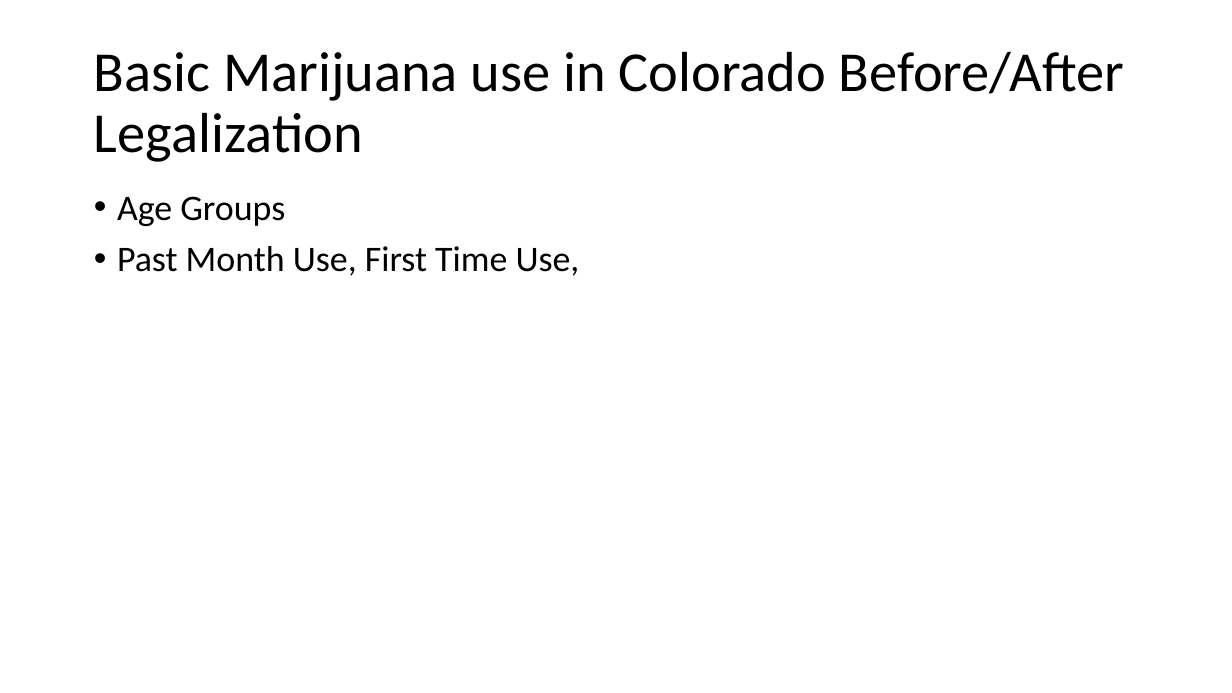
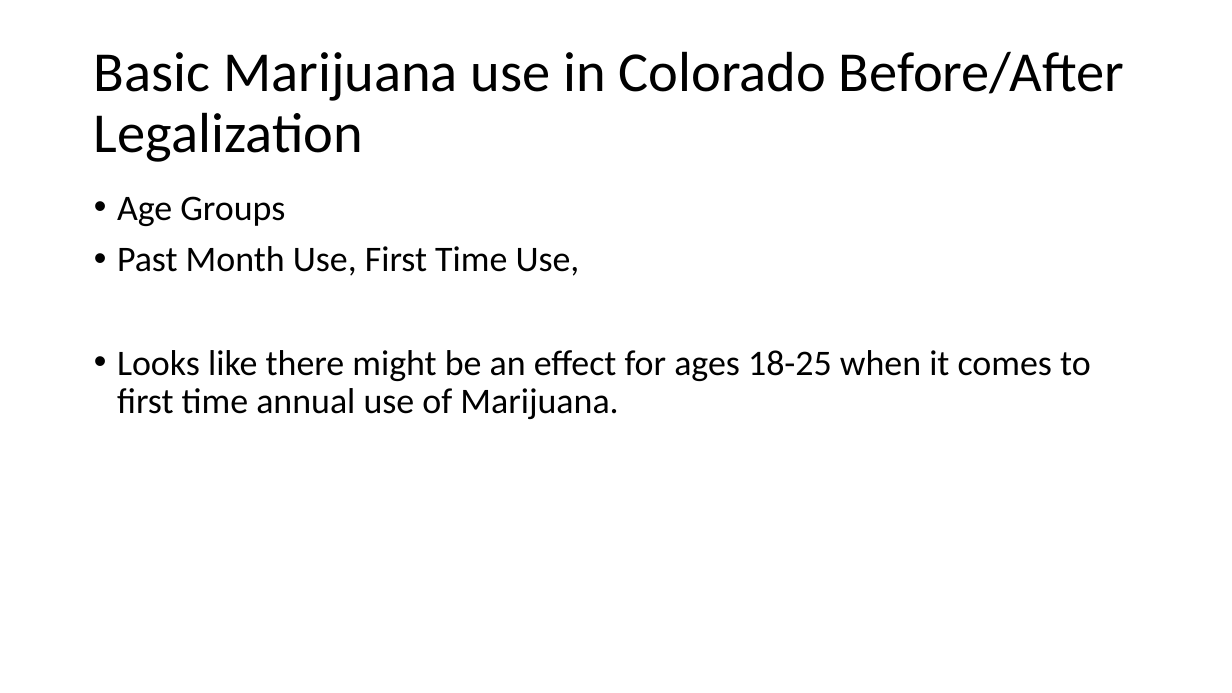
Before and after one commit to zdsteele/Project_1, a slide deck: slide 3 of Outline.pptx. Drawn at 1232x693 pixels with LibreOffice and Linux fonts; fonts in the diff are those of the drawing. Boxes give left, top, right and bottom in pixels: in the first picture for what was removed or moved away, otherwise in the second. Text is boxed around its words. In the diff, an @@ line names an element or a change of style, - is before the commit and + after.

```diff
--- a/Outline.pptx
+++ b/Outline.pptx
@@ text at [117,350,1091,419]: paragraph added @@
+• Looks like there might be an effect for ages 18-25 when it comes to first time annual use of Marijuana.
```
Also in this commit, not shown: 1 other slide changed, 4 other files.
